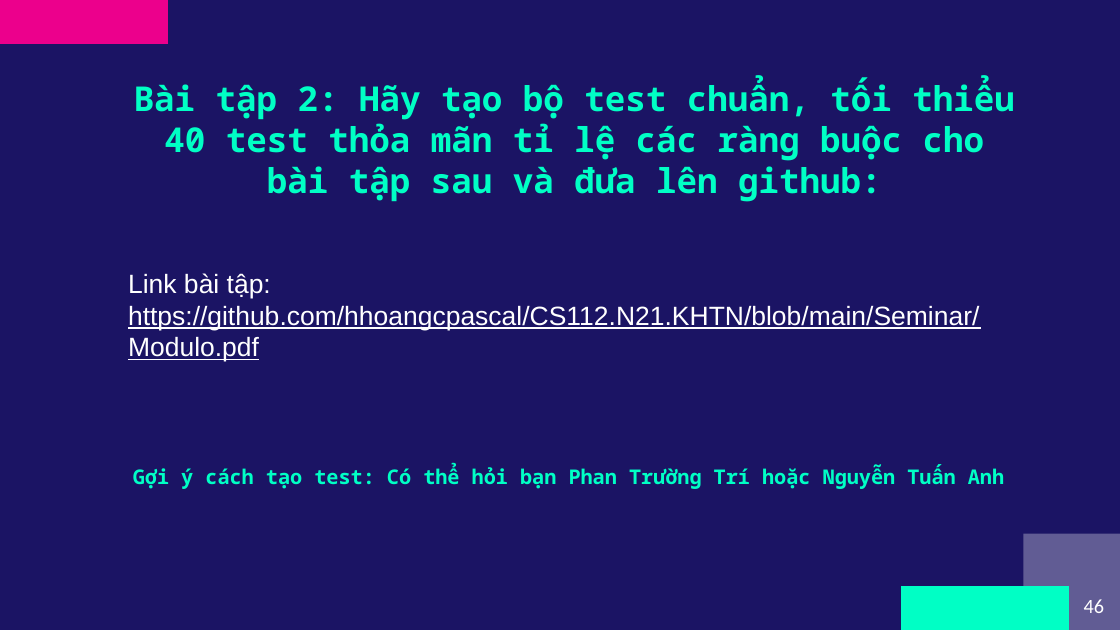
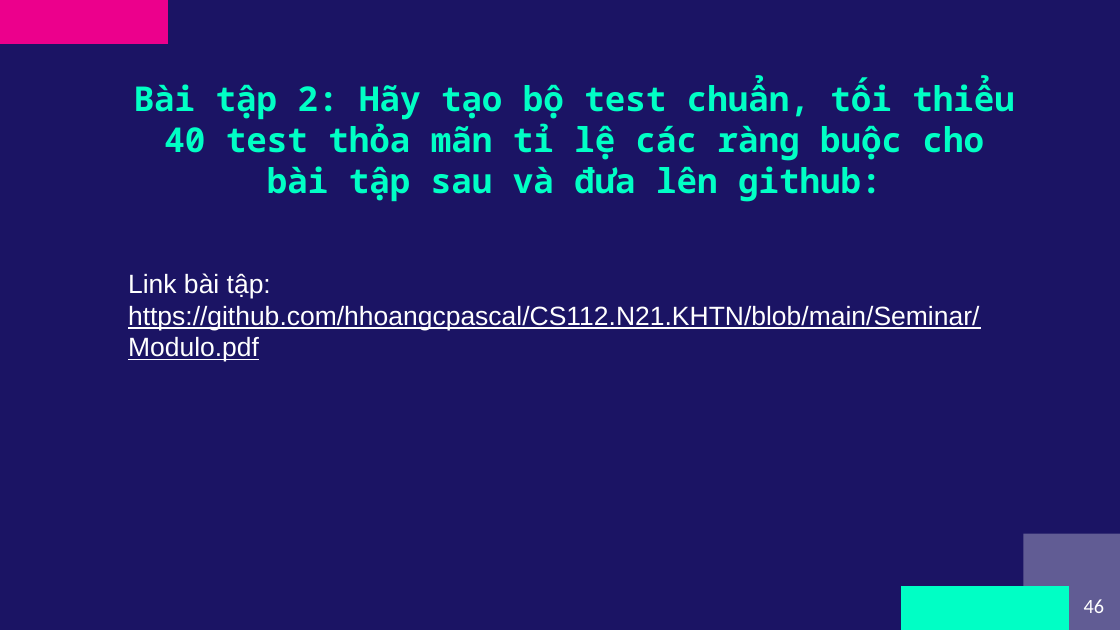
Before and after one commit to hhoangcp/CS112.N21.KHTN, a slide deck: slide 46 of Seminar/CS112.N21.KHTN-Testing.pptx. Drawn at 1120x630 pixels with LibreOffice and Linux fonts; fonts in the diff are those of the drawing. Boxes give left, top, right and bottom in pixels: in the first picture for what was removed or moved away, otherwise in the second. Text is boxed around its words. In the diff, an @@ line names an element or a change of style, - is before the commit and + after.

```diff
--- a/Seminar/CS112.N21.KHTN-Testing.pptx
+++ b/Seminar/CS112.N21.KHTN-Testing.pptx
@@ text removed at (133,465,1004,489) @@
-Gợi ý cách tạo test: Có thể hỏi bạn Phan Trường Trí hoặc Nguyễn Tuấn Anh
```
Also in this commit, not shown: 1 other slide changed.
